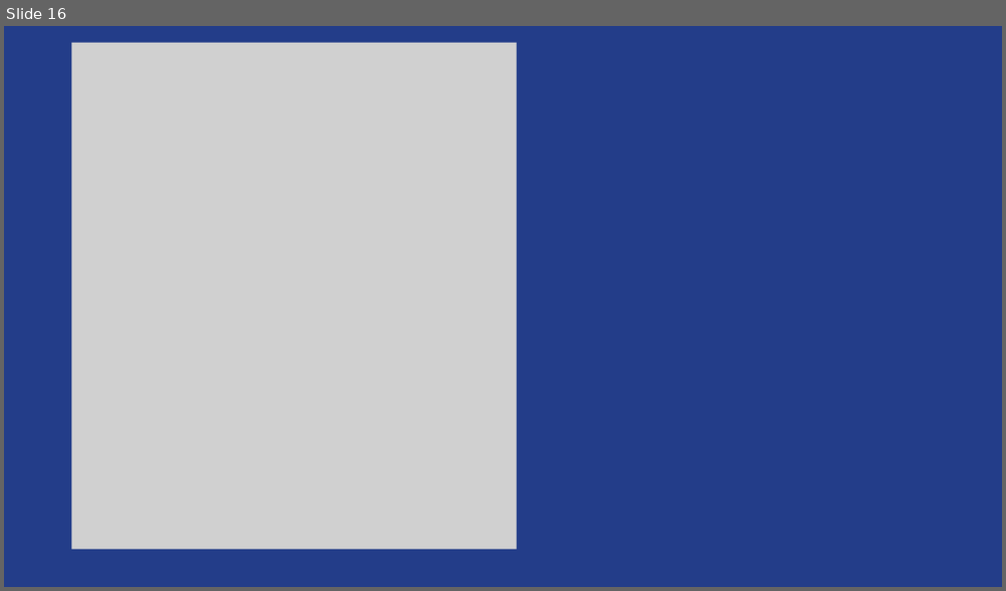
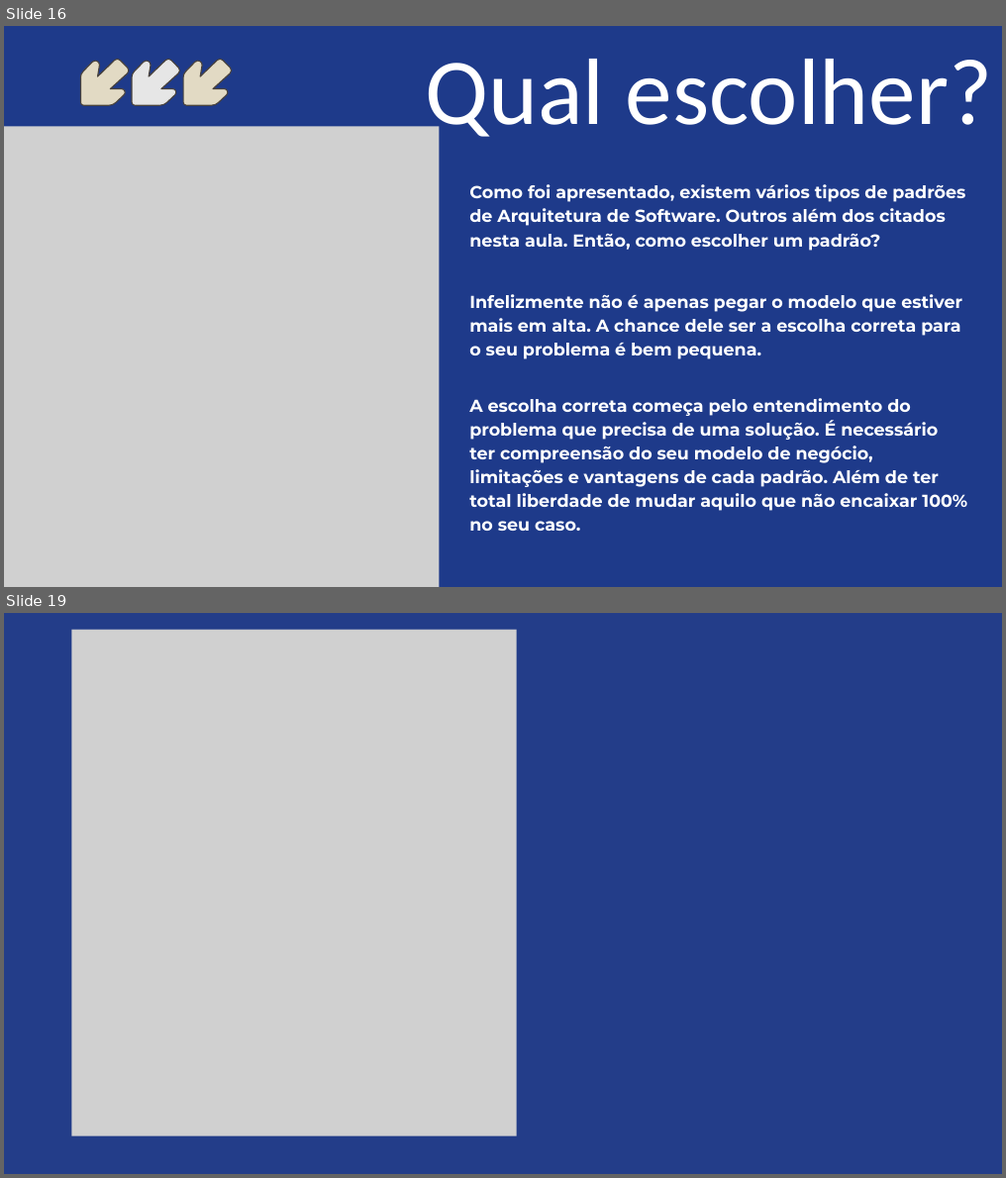
Before and after one commit to Liche008/Eng-Soft2-Grupo2, a slide deck: Apresentacao.pptx. Shown one above the other, each under a label of ours: slide 16 before the commit, slides 16 and 19 after it; the slides between them are not shown. The pictures are 1006x591 and 1006x1178 pixels, drawn with LibreOffice and Linux fonts; fonts in the diff are those of the drawing; grey boxes stand for pictures. Boxes give left, top, right and bottom in pixels: in the first picture for what was removed or moved away, otherwise in the second. Text is boxed around its words. In the diff, an @@ line names an element or a change of style, - is before the commit and + after.

```diff
--- a/Apresentacao.pptx
+++ b/Apresentacao.pptx
@@ slide 16 added at <box>4,26,1002,587</box>, background #1E3A8A @@
@@ group added at <box>80,59,232,106</box>: 6 freeform shapes @@
@@ text added at <box>425,59,992,147</box>, 136 pt, text #FFFFFF @@
+Qual escolher?
@@ picture added at <box>4,126,439,587</box> @@
@@ text added at <box>469,184,965,251</box>, 25 pt, text #FFFFFF, bold @@
+Como foi apresentado, existem vários tipos de padrões de Arquitetura de Software. Outros além dos citados nesta aula. Então, como escolher um padrão?
@@ text added at <box>469,294,962,360</box>, 25 pt, text #FFFFFF, bold @@
+Infelizmente não é apenas pegar o modelo que estiver mais em alta. A chance dele ser a escolha correta para o seu problema é bem pequena.
@@ text added at <box>469,398,967,531</box>, 25 pt, text #FFFFFF, bold @@
+A escolha correta começa pelo entendimento do problema que precisa de uma solução. É necessário ter compreensão do seu modelo de negócio, limitações e vantagens de cada padrão. Além de ter total liberdade de mudar aquilo que não encaixar 100% no seu caso.
@@ what was slide 16 is now slide 19 @@
```
Also in this commit, not shown: 10 slides changed, 7 other slides added, 5 slides removed, 1 other file.
